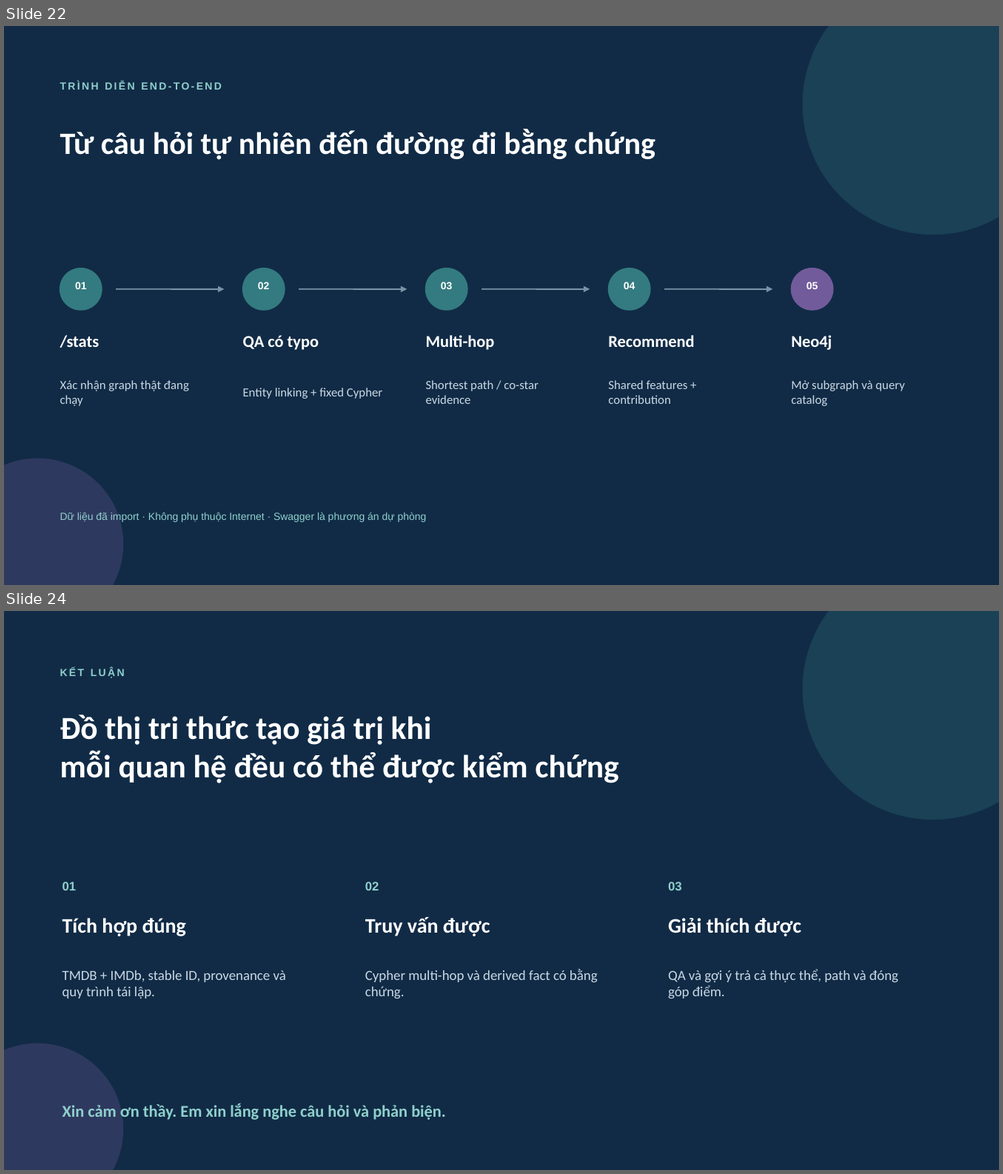
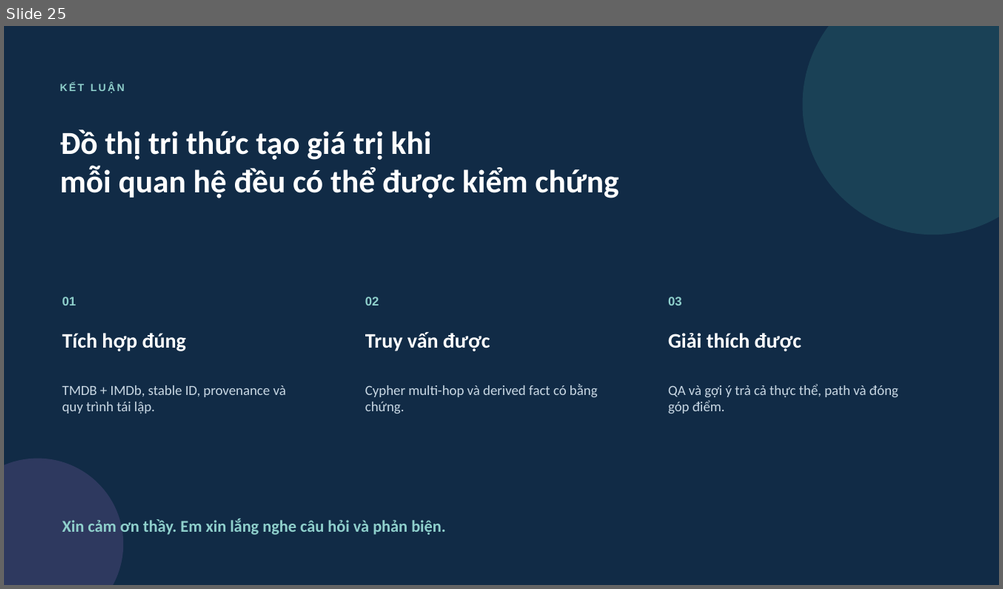
Before and after one commit to khanhhk/advanced_database, a slide deck: docs/deliverables/slide/movie_knowledge_graph_defense.pptx. Shown one above the other, each under a label of ours: slides 22 and 24 before the commit, slide 25 after it; the slides between them are not shown. The pictures are 1003x1174 and 1003x589 pixels, drawn with LibreOffice and Linux fonts; fonts in the diff are those of the drawing. Boxes give left, top, right and bottom in pixels: in the first picture for what was removed or moved away, otherwise in the second. Text is boxed around its words. In the diff, an @@ line names an element or a change of style, - is before the commit and + after.

```diff
--- a/docs/deliverables/slide/movie_knowledge_graph_defense.pptx
+++ b/docs/deliverables/slide/movie_knowledge_graph_defense.pptx
@@ slide 22 removed at [4, 26, 999, 585], background #112B46 @@
@@ ellipse removed at [802, 26, 999, 235] @@
@@ text removed at [60, 82, 222, 90] @@
-TRÌNH DIỄN END-TO-END
@@ text removed at [60, 129, 655, 160] @@
-Từ câu hỏi tự nhiên đến đường đi bằng chứng
@@ ellipse removed at [60, 269, 102, 310] @@
@@ ellipse removed at [243, 269, 284, 310] @@
@@ ellipse removed at [426, 269, 467, 310] @@
@@ ellipse removed at [609, 269, 650, 310] @@
@@ ellipse removed at [791, 269, 833, 310] @@
@@ text removed at [75, 282, 87, 289] @@
-01
@@ arrow removed from (116, 289) to (224, 289) @@
@@ text removed at [258, 282, 270, 289] @@
-02
@@ arrow removed from (299, 289) to (407, 289) @@
@@ text removed at [441, 282, 452, 289] @@
-03
@@ arrow removed from (481, 289) to (589, 289) @@
@@ text removed at [623, 282, 635, 289] @@
-04
@@ arrow removed from (664, 289) to (772, 289) @@
@@ text removed at [806, 282, 818, 289] @@
-05
@@ text removed at [60, 335, 99, 348] @@
-/stats
@@ text removed at [243, 335, 318, 350] @@
-QA có typo
@@ text removed at [426, 335, 495, 350] @@
-Multi-hop
@@ text removed at [608, 335, 694, 347] @@
-Recommend
@@ text removed at [791, 335, 831, 350] @@
-Neo4j
@@ text removed at [60, 380, 189, 406] @@
-Xác nhận graph thật đang chạy
@@ text removed at [426, 380, 538, 404] @@
-Shortest path / co-star evidence
@@ text removed at [608, 380, 688, 404] @@
-Shared features + contribution
@@ text removed at [791, 380, 904, 406] @@
-Mở subgraph và query catalog
@@ text removed at [243, 388, 382, 399] @@
-Entity linking + fixed Cypher
@@ ellipse removed at [4, 459, 123, 585] @@
@@ text removed at [60, 512, 427, 523] @@
-Dữ liệu đã import · Không phụ thuộc Internet · Swagger là phương án dự phòng
@@ what was slide 24 is now slide 25 @@
```
Also in this commit, not shown: 20 slides changed, 3 slides added, 1 other slide removed, 12 other files.
